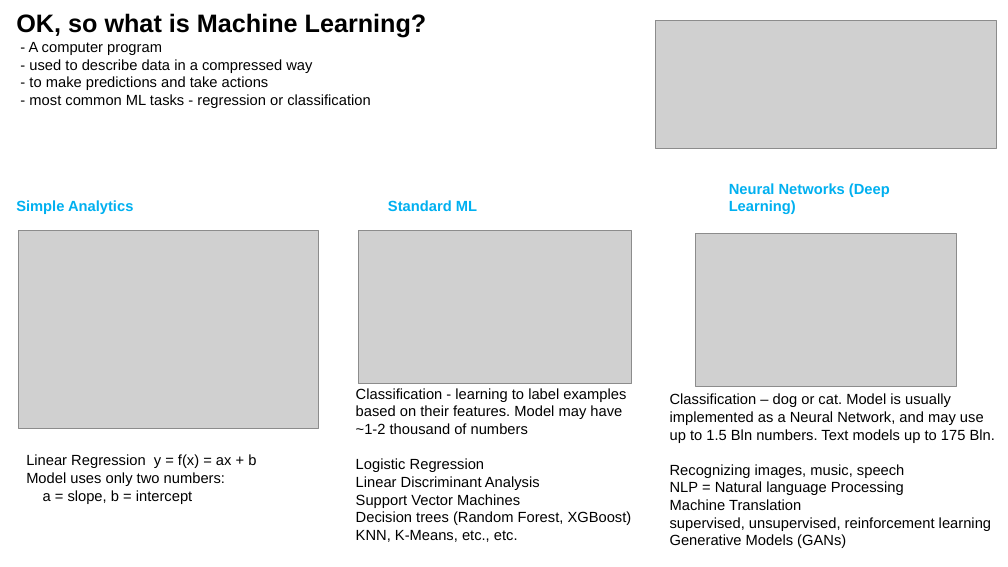
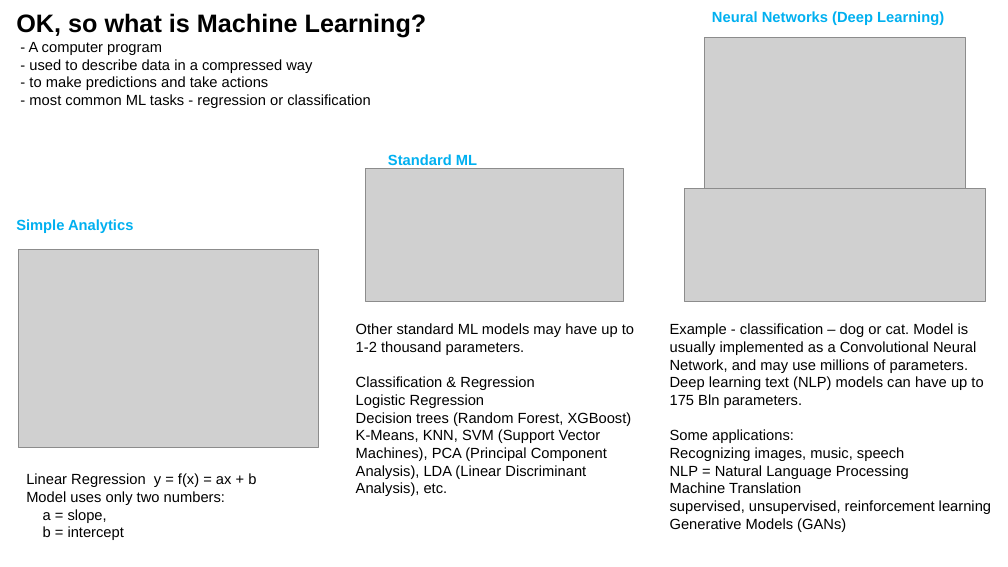
Before and after one commit to lselector/ml_ai_doc, a slide deck: slide 8 of lect00_AI_intro.pptx (slide 6 before the commit). Drawn at 1008x567 pixels with LibreOffice and Linux fonts; fonts in the diff are those of the drawing; grey boxes stand for pictures. Boxes give left, top, right and bottom in pixels: in the first picture for what was removed or moved away, otherwise in the second. Text is boxed around its words. In the diff, an @@ line names an element or a change of style, - is before the commit and + after.

```diff
--- a/lect00_AI_intro.pptx
+++ b/lect00_AI_intro.pptx
@@ picture removed at (656, 20, 997, 148) @@
@@ text "Neural Networks (Deep Learning)" rewrapped from (729, 183, 890, 214) to (712, 11, 944, 25) @@
@@ picture: place and size @@
-picture at (696, 233, 957, 386)
+picture at (705, 38, 966, 191)
@@ text "Standard ML": place and size @@
-text "Standard ML" at (388, 200, 477, 211)
+text "Standard ML" at (388, 154, 477, 165)
@@ picture: place and size @@
-picture at (358, 231, 632, 383)
+picture at (366, 169, 624, 302)
@@ picture added at (684, 189, 986, 302) @@
@@ text "Simple Analytics": place and size @@
-text "Simple Analytics" at (16, 200, 133, 214)
+text "Simple Analytics" at (16, 219, 133, 233)
@@ picture: place and size @@
-picture at (19, 231, 318, 429)
+picture at (19, 250, 318, 448)
@@ text "Other standard ML models may ...": place and size @@
-text "Other standard ML models may ..." at (356, 388, 632, 542)
+text "Other standard ML models may ..." at (356, 323, 634, 496)
@@ text at (356, 323, 634, 390): text changed @@
-Classification - learning to label examples based on their features. Model may have ~1-2 thousand of numbers
+Other standard ML models may have up to 1-2 thousand parameters.
+Classification & Regression
@@ text "Example - classification – dog ...": place and size @@
-text "Example - classification – dog ..." at (670, 393, 995, 548)
+text "Example - classification – dog ..." at (670, 323, 991, 532)
@@ text at (670, 323, 983, 443): text changed @@
-Classification – dog or cat. Model is usually implemented as a Neural Network, and may use up to 1.5 Bln numbers. Text models up to 175 Bln.
+Example - classification – dog or cat. Model is usually implemented as a Convolutional Neural Network, and may use millions of parameters. Deep learning text (NLP) models can have up to 175 Bln parameters.
+Some applications:
@@ text at (356, 429, 607, 496): text changed @@
-KNN, K-Means, etc., etc.
+K-Means, KNN, SVM (Support Vector Machines), PCA (Principal Component Analysis), LDA (Linear Discriminant Analysis), etc.
@@ text "Linear Regression y = f(x) ...": place and size @@
-text "Linear Regression y = f(x) ..." at (26, 454, 256, 504)
+text "Linear Regression y = f(x) ..." at (26, 473, 256, 540)
@@ text at (356, 476, 540, 508): paragraphs removed @@
-Linear Discriminant Analysis
-Support Vector Machines
@@ text at (670, 465, 909, 479): text changed @@
-NLP = Natural language Processing
+NLP = Natural Language Processing
@@ text at (43, 509, 124, 540): text changed @@
-a = slope, b = intercept
+a = slope,
+b = intercept
```
Also in this commit, not shown: 4 other slides changed, 3 slides added, 1 slide removed.
